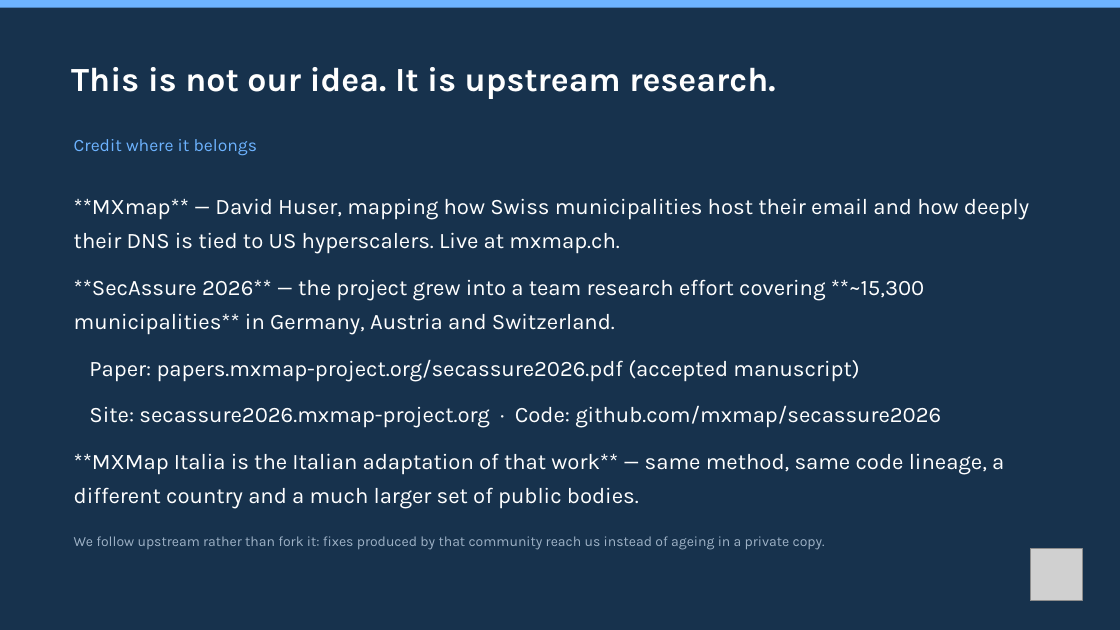
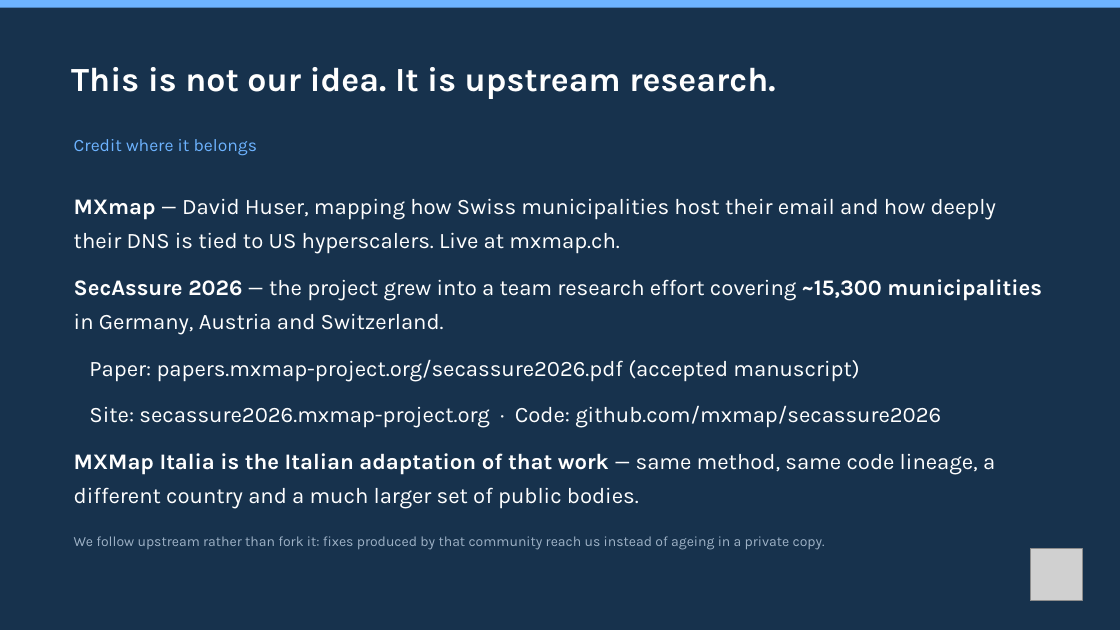
Before and after one commit to mxmap-it/osservatorio-nazionale-sovranita-digitale, a slide deck: slide 5 of static/slide/sfscon-2026-mxmap-italia.pptx. Drawn at 1120x630 pixels with LibreOffice and Linux fonts; fonts in the diff are those of the drawing; grey boxes stand for pictures. Boxes give left, top, right and bottom in pixels: in the first picture for what was removed or moved away, otherwise in the second. Text is boxed around its words. In the diff, an @@ line names an element or a change of style, - is before the commit and + after.

```diff
--- a/static/slide/sfscon-2026-mxmap-italia.pptx
+++ b/static/slide/sfscon-2026-mxmap-italia.pptx
@@ text at bbox=[74, 199, 1042, 335]: text changed @@
-**MXmap** — David Huser, mapping how Swiss municipalities host their email and how deeply their DNS is tied to US hyperscalers. Live at mxmap.ch.
-**SecAssure 2026** — the project grew into a team research effort covering **~15,300 municipalities** in Germany, Austria and Switzerland.
+MXmap — David Huser, mapping how Swiss municipalities host their email and how deeply their DNS is tied to US hyperscalers. Live at mxmap.ch.
+SecAssure 2026 — the project grew into a team research effort covering ~15,300 municipalities in Germany, Austria and Switzerland.
@@ text at bbox=[74, 453, 995, 509]: text changed @@
-**MXMap Italia is the Italian adaptation of that work** — same method, same code lineage, a different country and a much larger set of public bodies.
+MXMap Italia is the Italian adaptation of that work — same method, same code lineage, a different country and a much larger set of public bodies.
```
Also in this commit, not shown: 15 other slides changed, 1 slide added, 5 other files.
